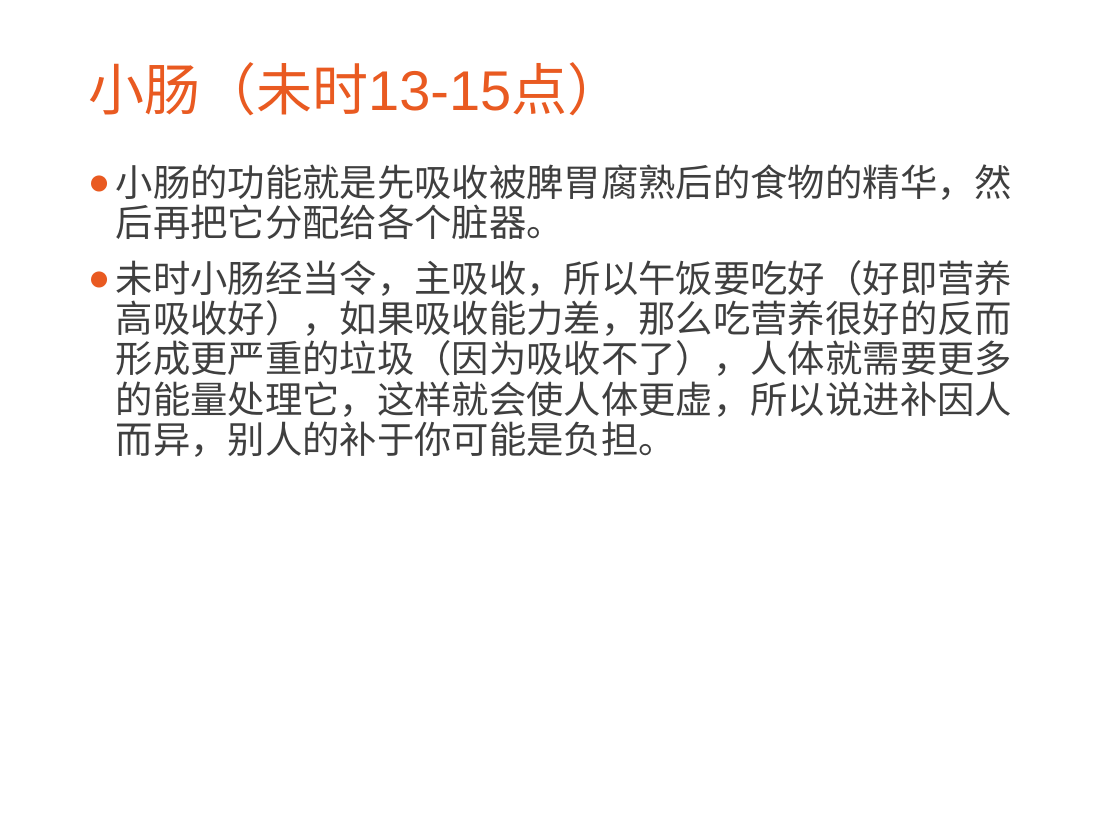
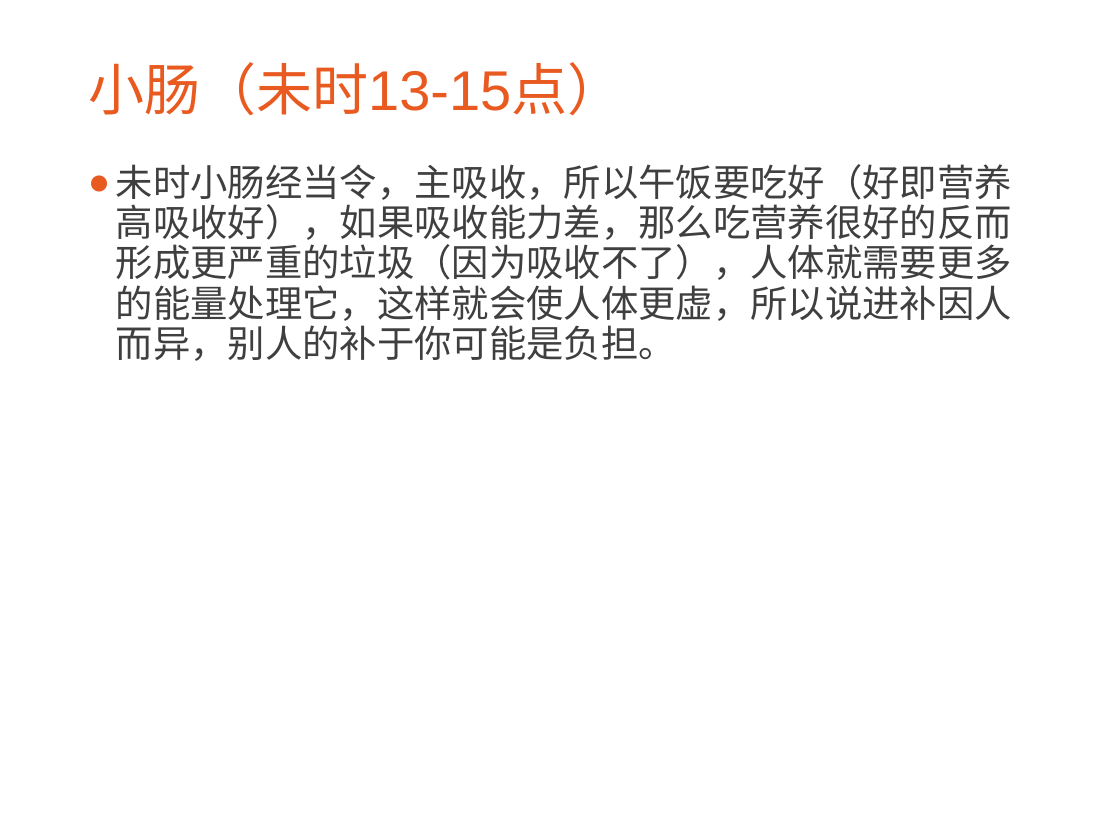
Before and after one commit to CatMan1994/file, a slide deck: slide 16 of 中医与养生分享会/中医与养生.ppt. Drawn at 1120x840 pixels with LibreOffice and Linux fonts; fonts in the diff are those of the drawing; background and template pictures are left out. Boxes give left, top, right and bottom in pixels: in the first picture for what was removed or moved away, otherwise in the second. Text is boxed around its words. In the diff, an @@ line names an element or a change of style, - is before the commit and + after.

```diff
--- a/中医与养生分享会/中医与养生.ppt
+++ b/中医与养生分享会/中医与养生.ppt
@@ text at (x1=116, y1=164, x2=1012, y2=239): paragraph removed @@
-● 小肠的功能就是先吸收被脾胃腐熟后的食物的精华，然后再把它分配给各个脏器。
```
Also in this commit, not shown: 4 other slides changed, 1 slide added, 1 other file.
